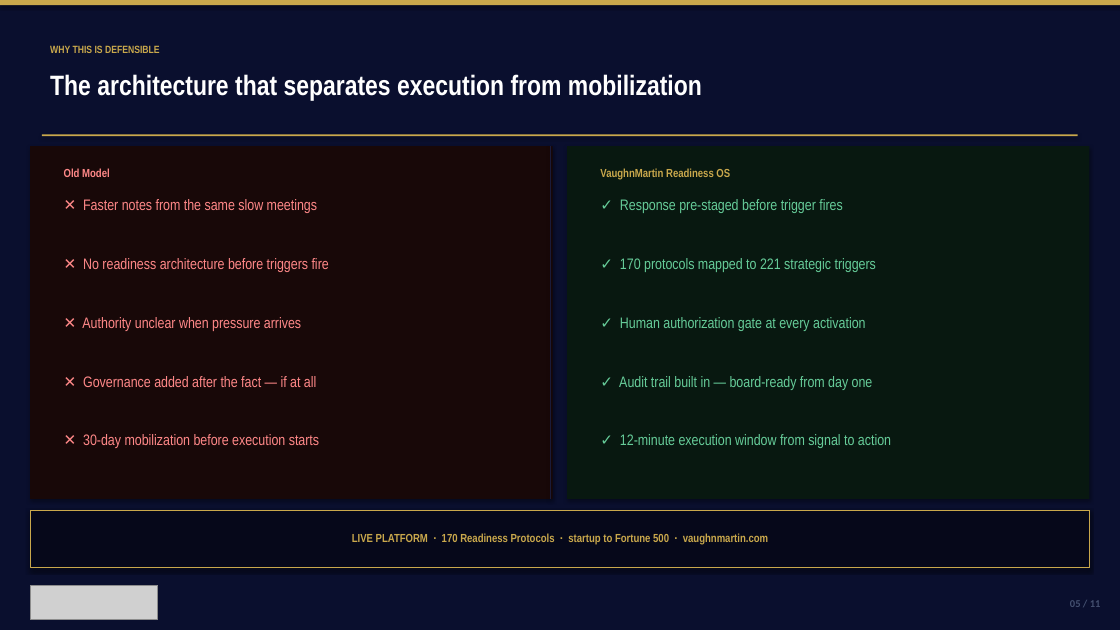
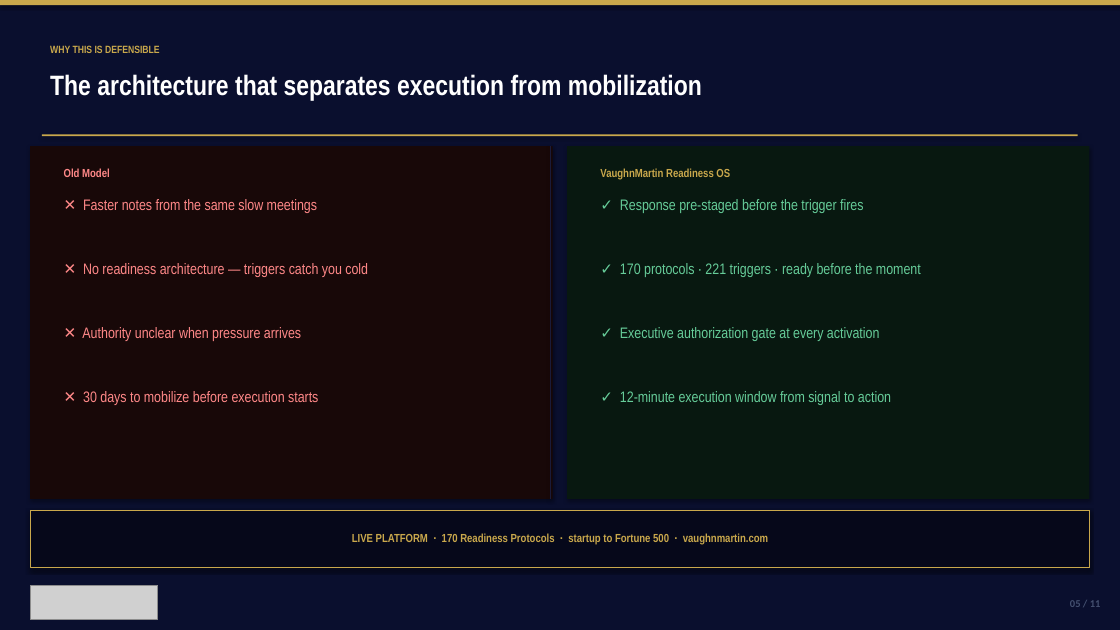
Before and after one commit to mbrunke18/CodePlatform1, a slide deck: slide 5 of attached_assets/VaughnMartin-Investor-Pitch-Deck-v10.pptx. Drawn at 1120x630 pixels with LibreOffice and Linux fonts; fonts in the diff are those of the drawing; grey boxes stand for pictures. Boxes give left, top, right and bottom in pixels: in the first picture for what was removed or moved away, otherwise in the second. Text is boxed around its words. In the diff, an @@ line names an element or a change of style, - is before the commit and + after.

```diff
--- a/attached_assets/VaughnMartin-Investor-Pitch-Deck-v10.pptx
+++ b/attached_assets/VaughnMartin-Investor-Pitch-Deck-v10.pptx
@@ text at bbox=[620, 199, 863, 213]: text changed @@
-✓ Response pre-staged before trigger fires
+✓ Response pre-staged before the trigger fires
@@ text at bbox=[83, 263, 368, 277]: text changed @@
-✕ No readiness architecture before triggers fire
+✕ No readiness architecture — triggers catch you cold
@@ text at bbox=[620, 263, 921, 277]: text changed @@
-✓ 170 protocols mapped to 221 strategic triggers
+✓ 170 protocols · 221 triggers · ready before the moment
@@ text "✕ Authority unclear when pressure ...": place and size @@
-text "✕ Authority unclear when pressure ..." at bbox=[82, 317, 301, 331]
+text "✕ Authority unclear when pressure ..." at bbox=[82, 327, 301, 341]
@@ text at bbox=[620, 327, 879, 341]: text changed @@
-✓ Human authorization gate at every activation
+✓ Executive authorization gate at every activation
@@ text removed at bbox=[83, 376, 316, 387] @@
-✕ Governance added after the fact — if at all
@@ text "✓ 12-minute execution window from ...": place and size @@
-text "✓ 12-minute execution window from ..." at bbox=[620, 434, 891, 448]
+text "✓ 12-minute execution window from ..." at bbox=[620, 391, 891, 405]
@@ text removed at bbox=[619, 376, 873, 390] @@
-✓ Audit trail built in — board-ready from day one
@@ text at bbox=[83, 391, 318, 405]: text changed @@
-✕ 30-day mobilization before execution starts
+✕ 30 days to mobilize before execution starts
```
Also in this commit, not shown: 2 other slides changed, 3 other files.
